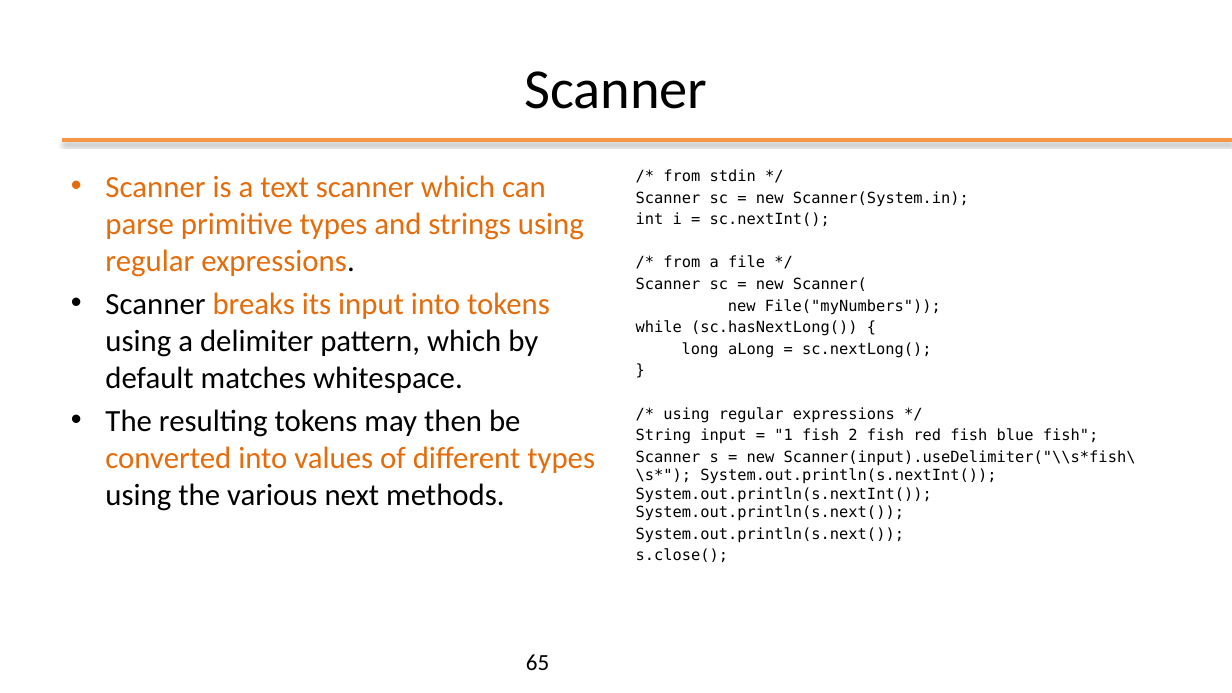
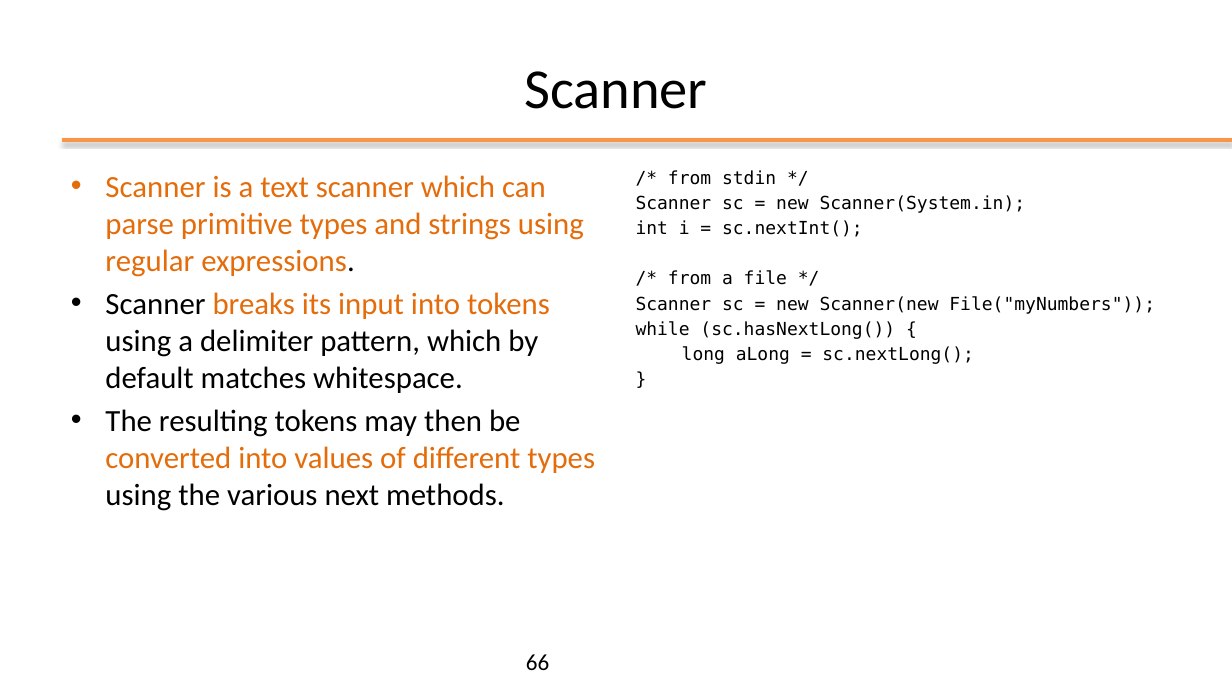
Before and after one commit to nbicocchi/learn-java-core, a slide deck: slide 66 of assets/slides/E2 - Java Basics.pptx (slide 65 before the commit). Drawn at 1232x693 pixels with LibreOffice and Linux fonts; fonts in the diff are those of the drawing; background and template pictures are left out. Boxes give left, top, right and bottom in pixels: in the first picture for what was removed or moved away, otherwise in the second. Text is boxed around its words. In the diff, an @@ line names an element or a change of style, - is before the commit and + after.

```diff
--- a/assets/slides/E2 - Java Basics.pptx
+++ b/assets/slides/E2 - Java Basics.pptx
@@ text at bbox=[636, 170, 1026, 364]: size 12 to 14 pt in "/* from stdin */", "Scanner sc = new Scanner(System.in);", "int i = sc.nextInt();", "/* from a file */" and 3 more places @@
@@ text at bbox=[636, 296, 1155, 314]: text changed; size 12 to 14 pt @@
-Scanner sc = new Scanner(
-new File("myNumbers"));
+Scanner sc = new Scanner(new File("myNumbers"));
@@ text at bbox=[636, 407, 1136, 562]: paragraphs removed @@
-/* using regular expressions */
-String input = "1 fish 2 fish red fish blue fish";
-Scanner s = new Scanner(input).useDelimiter("\\s*fish\\s*"); System.out.println(s.nextInt()); System.out.println(s.nextInt()); System.out.println(s.next());
-System.out.println(s.next());
-s.close();
@@ page number at bbox=[526, 654, 549, 670]: text changed @@
-65
+66
```
Also in this commit, not shown: 23 other slides changed, 4 slides added, 3 slides removed, 1 other file.
